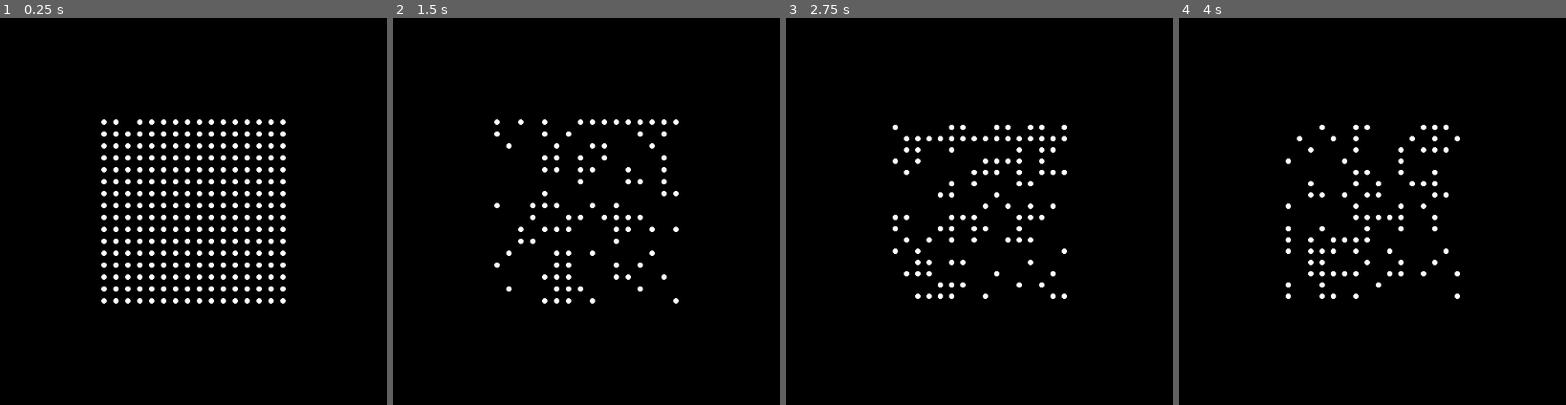
Above: before the commit, frames 1-4 (left to right).
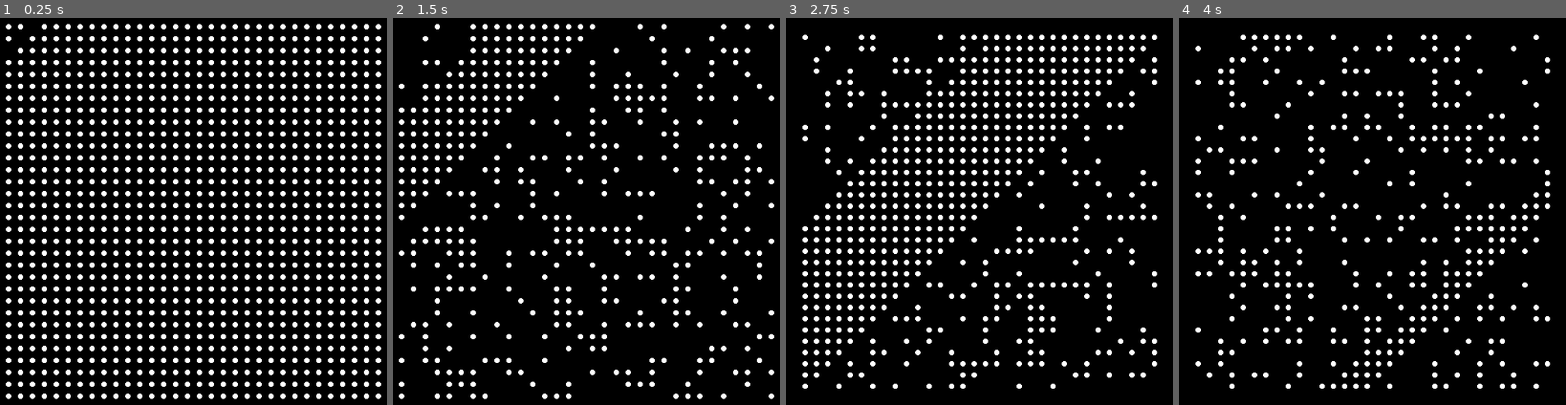
Above: after the commit, the same moments.

Repository: timvisee/38c3-dots
Game: Godot game, scene res://scenes/main.tscn
Two runs of this game, one before a commit and one after it. Both use one fixed random seed, a clock stepped at 60 frames per second and the inputs below.
Inputs:
- Up to frame 1 (0.25 s): no input
- Up to frame 2 (1.5 s): tap Enter (ui_accept) at 0.5, 0.77 s; hold Right (ui_right) 0.53-1.28 s; hold - (padding_min) 0.53-1.28 s; hold Down (ui_down) from 1.28 s (still down); tap = (padding_plus) at 1.35 s
- Up to frame 3 (2.75 s): tap Enter (ui_accept) at 1.52 s; release Down (ui_down) at 2.03 s; hold Right (ui_right) from 2.03 s (still down); hold - (padding_min) from 2.03 s (still down)
- Up to frame 4 (4 s): release Right (ui_right) at 2.78 s; release - (padding_min) at 2.78 s; hold Up (ui_up) 2.78-3.53 s; tap = (padding_plus) at 2.85 s; tap Enter (ui_accept) at 3.02, 3.77 s; hold Left (ui_left) from 3.53 s (still down); hold - (padding_min) from 3.53 s (still down)

The runs differ from the first frame. In frame 1, 14% of the frame differs, in the area x 1-99%, y 1-99%; in frame 2, 8.4%; in frame 3, 10%; in frame 4, 7.0%.

Commit message:
Some tweaks

Diff:
--- a/scenes/main.tscn
+++ b/scenes/main.tscn
@@ -1,10 +1,11 @@
-[gd_scene load_steps=4 format=3 uid="uid://bobjitdj8o1x"]
+[gd_scene load_steps=5 format=3 uid="uid://bobjitdj8o1x"]
 
 [ext_resource type="Script" path="res://scripts/Grid.gd" id="1_qybds"]
 [ext_resource type="PackedScene" uid="uid://ecsubqftckxq" path="res://prefabs/Dot.tscn" id="2_641y3"]
 [ext_resource type="Script" path="res://scripts/Runbook.gd" id="3_l4onm"]
+[ext_resource type="Script" path="res://scripts/Controller.gd" id="4_wtjsp"]
 
-[node name="Control" type="Control"]
+[node name="Main" type="Control"]
 layout_mode = 3
 anchors_preset = 15
 anchor_right = 1.0
@@ -12,7 +13,7 @@
 grow_horizontal = 2
 grow_vertical = 2
 
-[node name="ColorRect" type="ColorRect" parent="."]
+[node name="Background" type="ColorRect" parent="."]
 layout_mode = 1
 anchors_preset = 15
 anchor_right = 1.0
@@ -21,7 +22,7 @@
 grow_vertical = 2
 color = Color(0, 0, 0, 1)
 
-[node name="Container" type="CenterContainer" parent="."]
+[node name="Center" type="CenterContainer" parent="."]
 layout_mode = 1
 anchors_preset = 8
 anchor_left = 0.5
@@ -35,7 +36,7 @@
 grow_horizontal = 2
 grow_vertical = 2
 
-[node name="Grid" type="GridContainer" parent="Container"]
+[node name="Grid" type="GridContainer" parent="Center"]
 layout_mode = 2
 size_flags_horizontal = 4
 size_flags_vertical = 4
@@ -43,8 +44,11 @@
 theme_override_constants/v_separation = 10
 script = ExtResource("1_qybds")
 
-[node name="Dot" parent="Container/Grid" instance=ExtResource("2_641y3")]
+[node name="Dot" parent="Center/Grid" instance=ExtResource("2_641y3")]
 layout_mode = 2
 
 [node name="Runbook" type="Node" parent="."]
 script = ExtResource("3_l4onm")
+
+[node name="Controller" type="Node" parent="."]
+script = ExtResource("4_wtjsp")
--- /dev/null
+++ b/scripts/Controller.gd
@@ -0,0 +1,6 @@
+extends Node
+
+
+func _input(event):
+	if event.is_action_pressed("ui_cancel"):
+		get_tree().quit();
--- a/scripts/Grid.gd
+++ b/scripts/Grid.gd
@@ -2,8 +2,8 @@
 
 @export var dot_prefab: Control;
 
-@export var WIDTH: int = 16;
-@export var HEIGHT: int = 16;
+@export var WIDTH: int = 32;
+@export var HEIGHT: int = 32;
 
 const PREFAB_DOT = preload("res://prefabs/Dot.tscn");
 const OFFSET_MOVE = 5.0;
--- a/scripts/Runbook.gd
+++ b/scripts/Runbook.gd
@@ -1,7 +1,7 @@
 extends Node
 
 
-@onready var grid = $"../Container/Grid";
+@onready var grid = $"../Center/Grid";
 @onready var width = grid.WIDTH;
 @onready var height = grid.HEIGHT;
 
@@ -14,10 +14,14 @@
 		return;
 	frame = 0;
 
-	grid.set_dot_i(last, false);
-	grid.set_dot_i(last - 1, true);
-	if last == 0:
-		grid.set_dot_i(last - 1, true);
-	else:
-		grid.set_dot_i(width * height - 1, true);
-	last = (last + 1) % (width * height);
+	set_pix(last, false);
+	set_pix(last - 1, true);
+
+	last += 1;
+	if (last > (width + height)):
+		last = 0;
+
+
+func set_pix(i: int, enabled: bool):
+	for x in range(width):
+		grid.set_dot(x, i - x, enabled);
